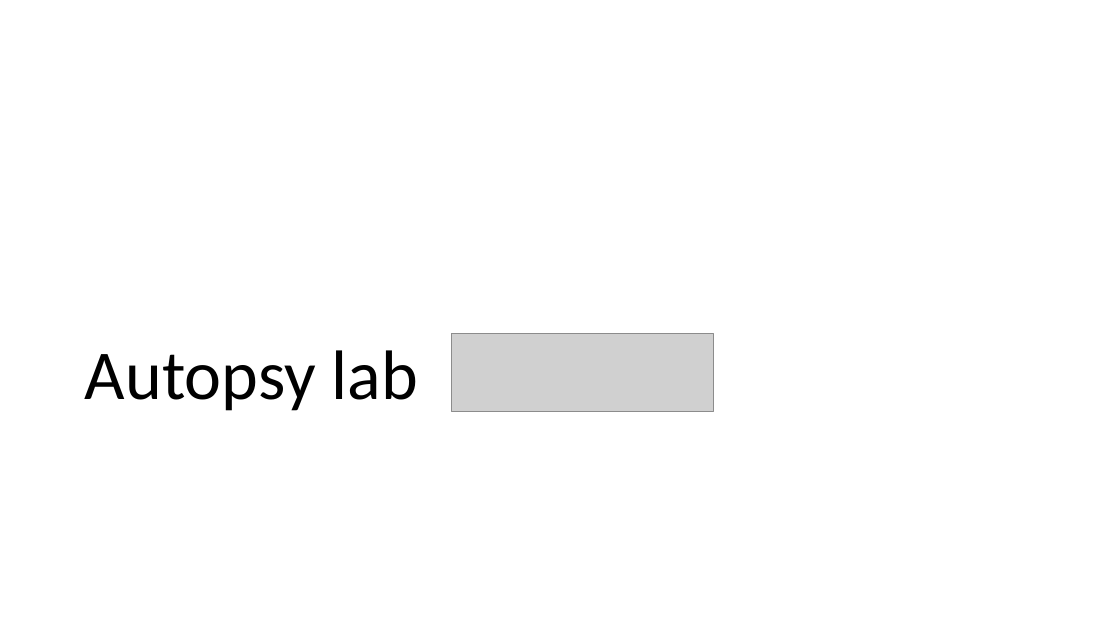
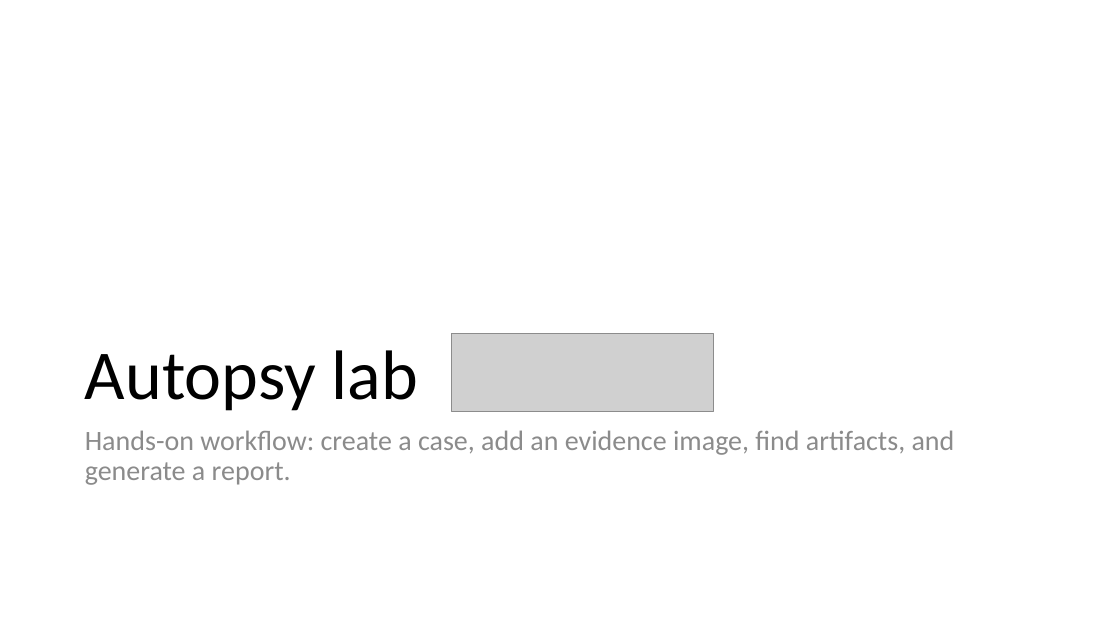
Before and after one commit to frankwxu/Digital-Forensics-Basic-Book, a slide deck: slide 18 of PPTs/Ch1_Introduction_to_Digital_Forensics.pptx (slide 16 before the commit). Drawn at 1120x630 pixels with LibreOffice and Linux fonts; fonts in the diff are those of the drawing; grey boxes stand for pictures; background and template pictures are left out. Boxes give left, top, right and bottom in pixels: in the first picture for what was removed or moved away, otherwise in the second. Text is boxed around its words. In the diff, an @@ line names an element or a change of style, - is before the commit and + after.

```diff
--- a/PPTs/Ch1_Introduction_to_Digital_Forensics.pptx
+++ b/PPTs/Ch1_Introduction_to_Digital_Forensics.pptx
@@ text added at box(85, 430, 955, 485), 24 pt, text #8C8C8C @@
+Hands-on workflow: create a case, add an evidence image, find artifacts, and generate a report.
```
Also in this commit, not shown: 21 other slides changed, 14 slides added, 11 slides removed.
